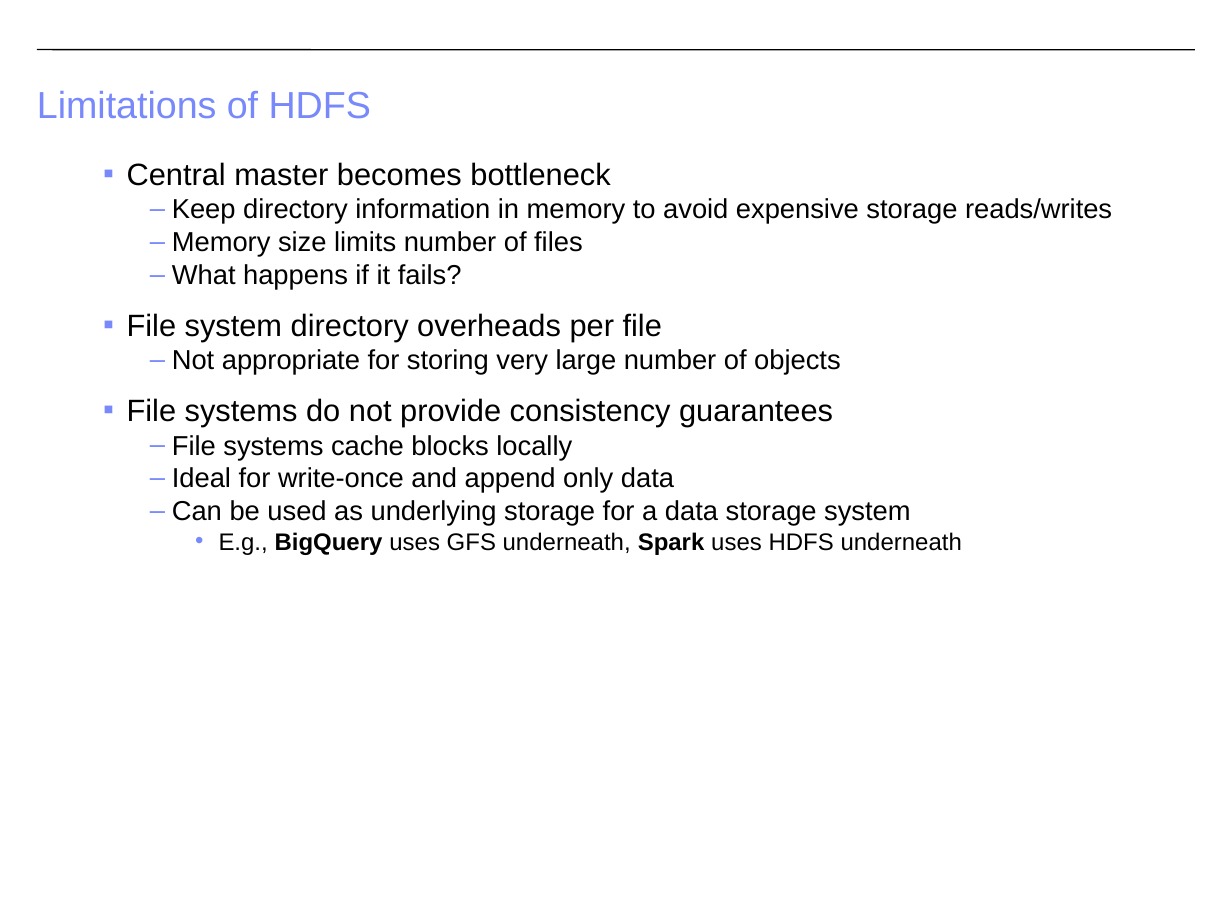
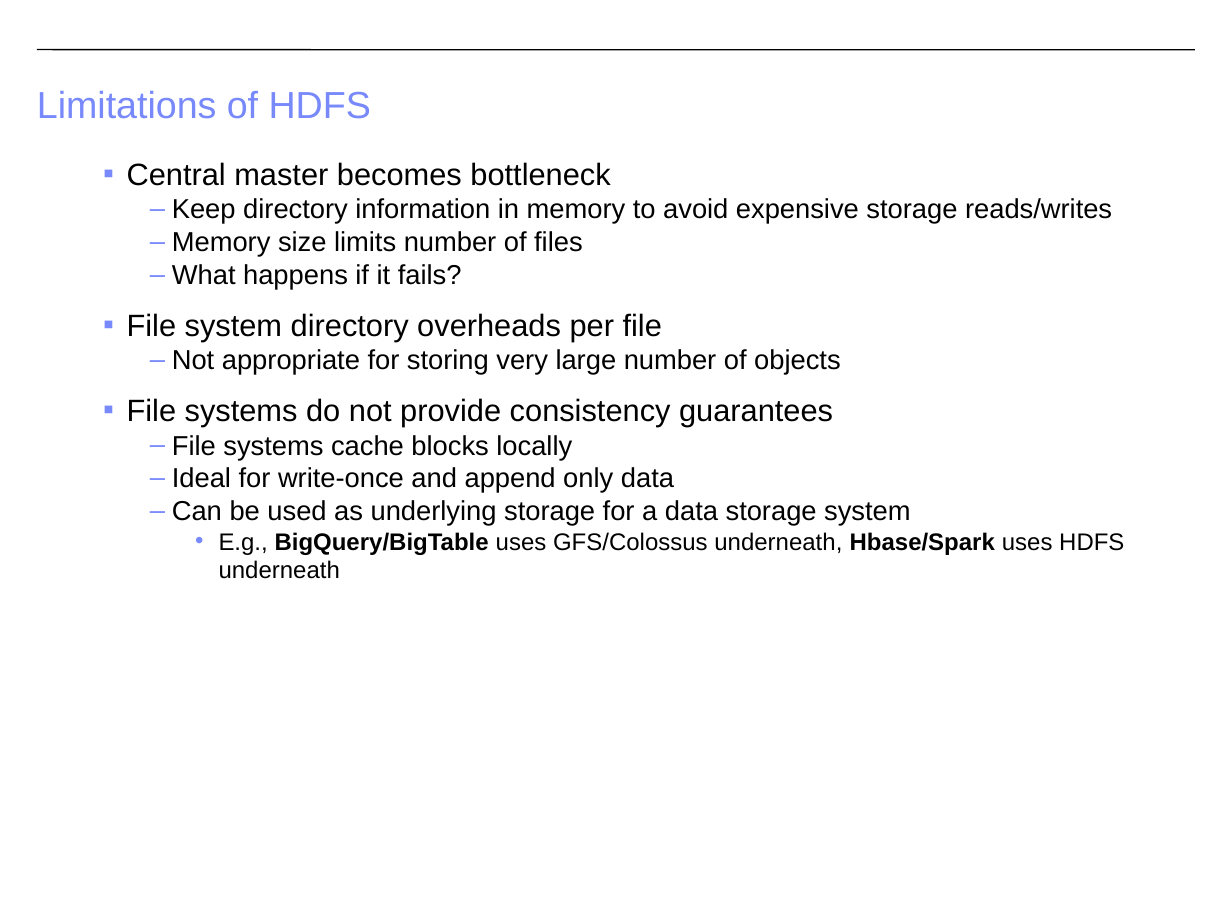
Before and after one commit to CS-W4121/cs-w4121.github.io, a slide deck: slide 30 of slides/Topic 5 - Distributed File Systems and Databases.pptx (slide 24 before the commit). Drawn at 1232x924 pixels with LibreOffice and Linux fonts; fonts in the diff are those of the drawing. Boxes give left, top, right and bottom in pixels: in the first picture for what was removed or moved away, otherwise in the second. Text is boxed around its words. In the diff, an @@ line names an element or a change of style, - is before the commit and + after.

```diff
--- a/slides/Topic 5 - Distributed File Systems and Databases.pptx
+++ b/slides/Topic 5 - Distributed File Systems and Databases.pptx
@@ text at (x1=219, y1=532, x2=1124, y2=579): text changed @@
-    • E.g., BigQuery uses GFS underneath, Spark uses HDFS underneath
+    • E.g., BigQuery/BigTable uses GFS/Colossus underneath, Hbase/Spark uses HDFS underneath
```
Also in this commit, not shown: 11 other slides changed, 6 slides added, 3 other files.
